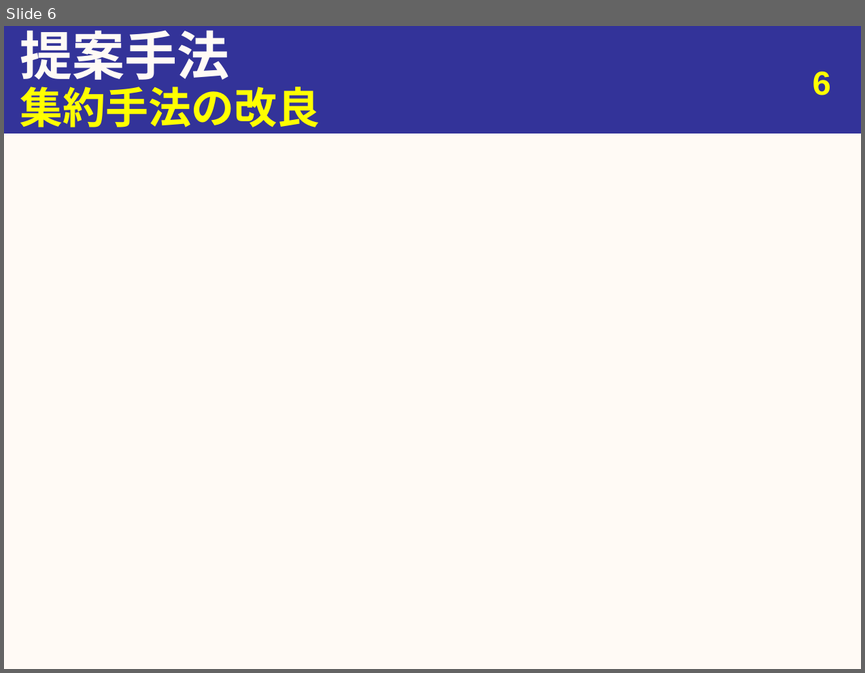
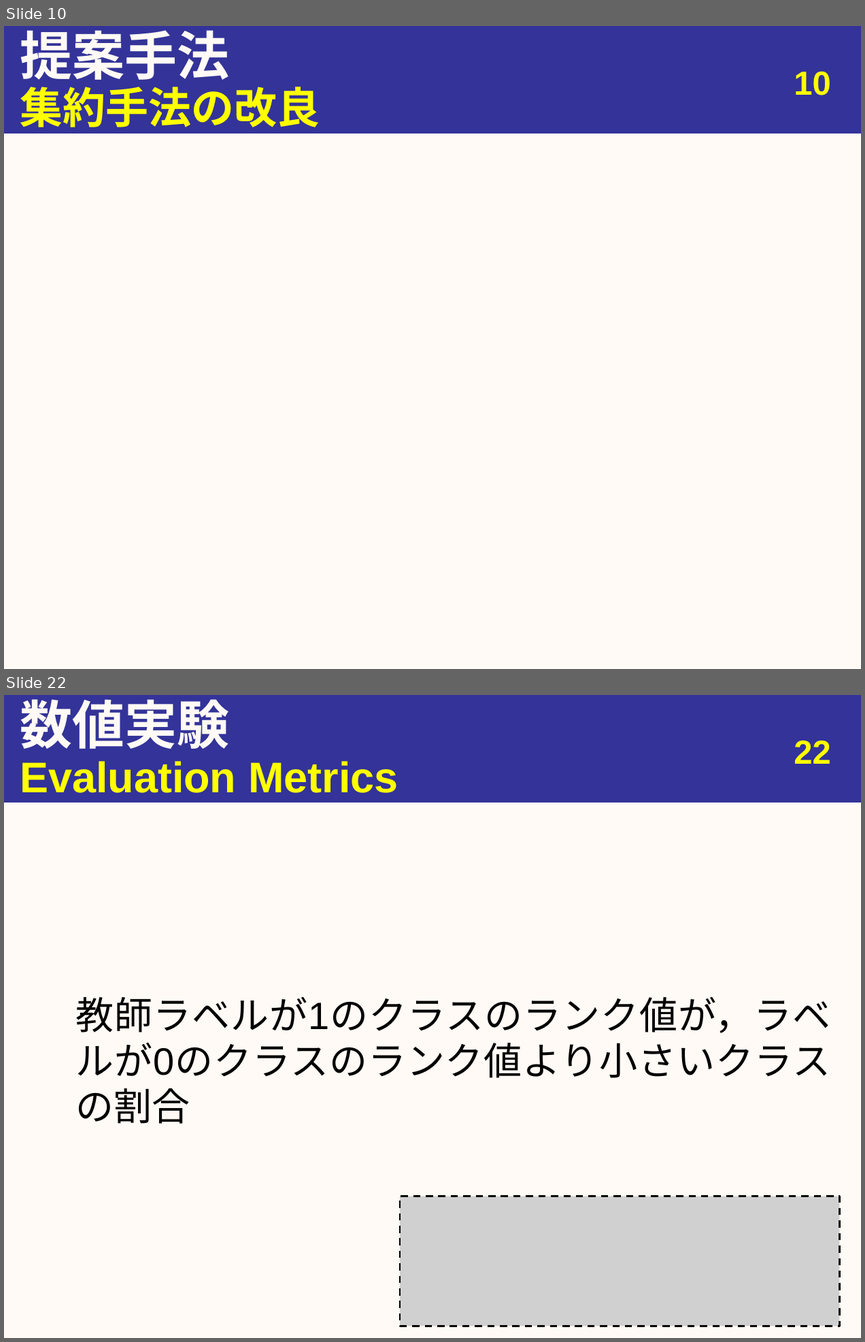
Before and after one commit to youle921/Slide-maintain, a slide deck: slide_1106/20191106_urita_eng.pptx. Shown one above the other, each under a label of ours: slide 6 before the commit, slides 10 and 22 after it; the slides between them are not shown. The pictures are 865x673 and 865x1342 pixels, drawn with LibreOffice and Linux fonts; fonts in the diff are those of the drawing; grey boxes stand for pictures. Boxes give left, top, right and bottom in pixels: in the first picture for what was removed or moved away, otherwise in the second. Text is boxed around its words. In the diff, an @@ line names an element or a change of style, - is before the commit and + after.

```diff
--- a/slide_1106/20191106_urita_eng.pptx
+++ b/slide_1106/20191106_urita_eng.pptx
@@ slide 22 added at [4,695,861,1338], background #FFFAF5; not listed: 1 template element that a slide beside it also shows @@
@@ title added at [20,699,229,749], 44 pt, text #FFFAF5, bold @@
+数値実験
@@ page number added at [793,741,830,764], 28 pt, text #FFFF00, bold @@
+22
@@ text added at [20,761,398,793], 36 pt, text #FFFF00, bold @@
+Evaluation Metrics
@@ text added at [75,996,831,1078], 32 pt, text #000000 @@
+教師ラベルが1のクラスのランク値が，ラベルが0のクラスのランク値より小さいクラスの割合
@@ picture added at [400,1196,839,1325] @@
@@ what was slide 6 is now slide 10 @@
@@ page number at [793,72,830,95]: text changed @@
-6
+10
```
Also in this commit, not shown: 7 slides changed, 20 other slides added, 2 other files.
